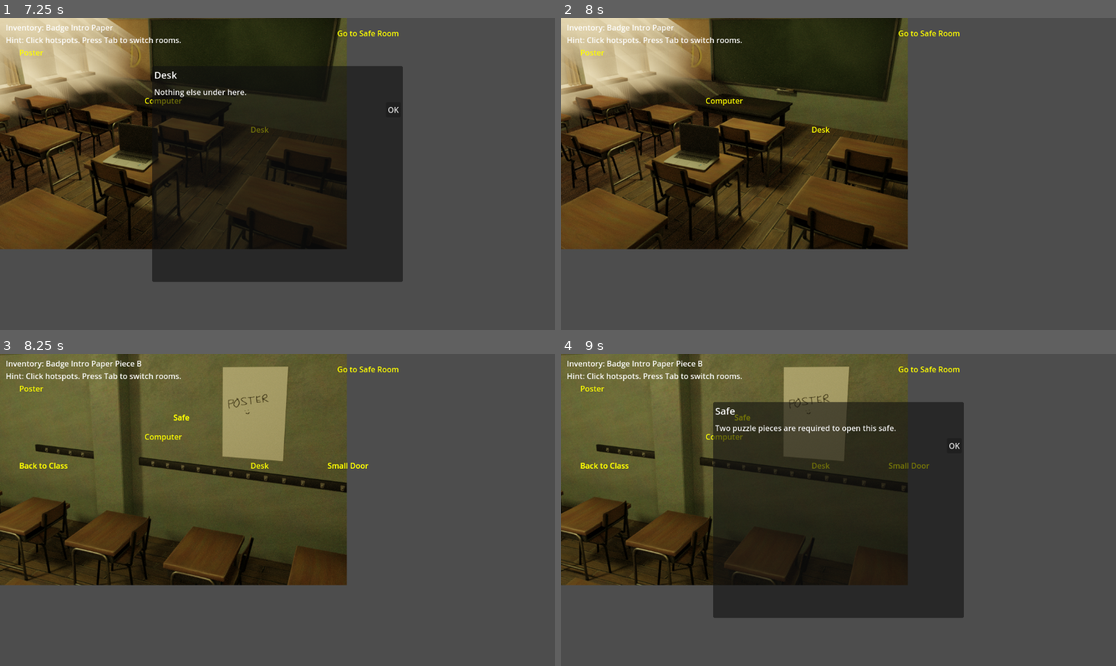
Above: before the commit, frames 1-4 (two rows, left to right).
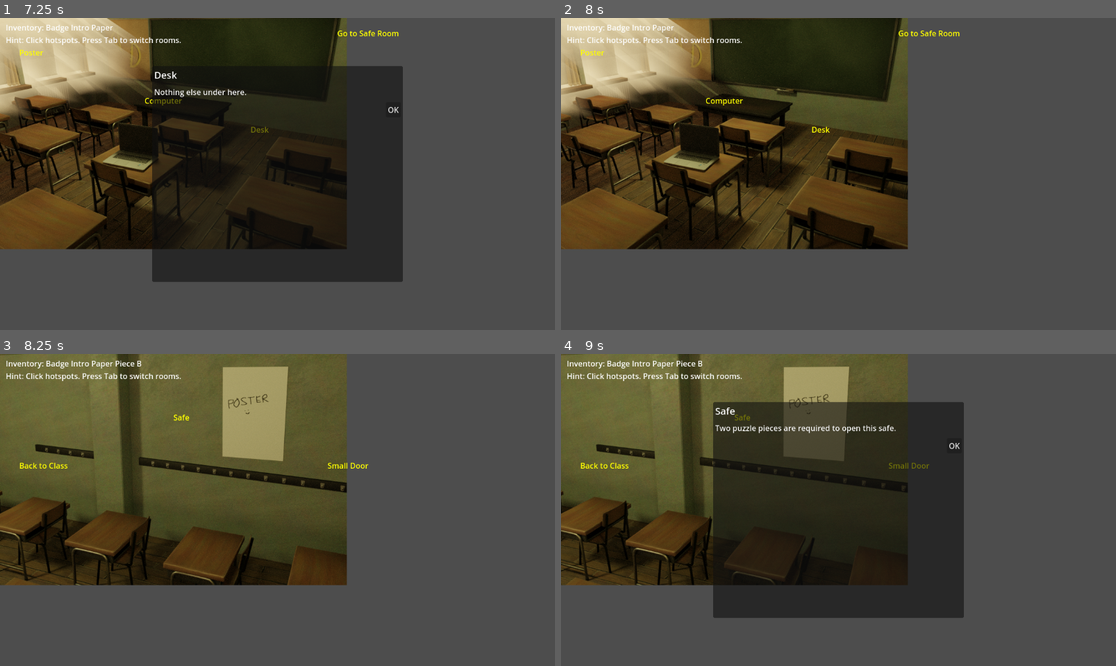
Above: after the commit, the same moments.

Repository: Harsh-Aaryan/game-jam
Game: Godot game, scene res://Main.tscn
Same seed, same stepped clock (60 frames per second), same inputs: the game is played once before the commit and once after it.
Inputs (mouse positions are in pixels of both pictures, inside the frame that each line leads up to):
- Up to frame 1 (7.25 s): tap Enter at 0.5, 6.5 s; move the mouse to (55, 71) at 0.52 s; click (55, 71) at 0.67 s; click "OK" at 1.25 s; tap Space at 2 s; move the mouse to (183, 117) at 2.02 s; click (183, 117) at 2.17 s; click (277, 108) at 2.77 s; type "12" at 2.85 s; click "Unlock" at 3.5 s; click "Unlock" at 4.25 s; click "Unlock" at 5 s; click "Cancel" at 5.75 s; move the mouse to (294, 149) at 6.52 s; click (294, 149) at 6.67 s
- Up to frame 2 (8 s): click "OK" at 7.25 s
- Up to frame 3 (8.25 s): tap Space at 8 s; move the mouse to (366, 391) at 8.02 s; click (366, 391) at 8.17 s
- Up to frame 4 (9 s): tap Enter at 8.75 s; move the mouse to (777, 453) at 8.77 s; click (777, 453) at 8.92 s

Frames 1-2 are identical in both runs. In frame 3, 0.3% of the frame differs, in the area x 3-72%, y 4-37%; in frame 4, 0.2%.

Commit message:
text_fix

Diff:
--- a/new-game-project/Main.gd
+++ b/new-game-project/Main.gd
@@ -28,21 +28,43 @@
 		h.queue_free()
 	hotspots.clear()
 
+func _clear_room_text() -> void:
+	for child in get_children():
+		if child is Label or child is RichTextLabel:
+			child.queue_free()
+
+	if info_label:
+		info_label.text = ""
+
 func _set_location(loc: String) -> void:
+	#added this
+	_clear_hotspots()
+	_clear_room_text()
 	GameState.current_location = loc
 	_update_background(loc)
 	_update_hotspots_for_location(loc)
 
+
 func _update_background(loc: String) -> void:
 	var path: String = ASSET_PATHS.get(loc, "")
-	var tex: Texture2D = null
+	#var tex: Texture2D = null
+	#if path != "" and ResourceLoader.exists(path):
+		#tex = load(path)
+	#background.texture = tex
+	#if tex:
+		#background.centered = false
+		#background.position = Vector2.ZERO
+	#info_label.text = ""
+	#info_label.text = _make_info_text()
 	if path != "" and ResourceLoader.exists(path):
-		tex = load(path)
-	background.texture = tex
-	if tex:
+		var tex: Texture2D = load(path)
+		background.texture = tex
 		background.centered = false
 		background.position = Vector2.ZERO
+	else:
+		background.texture = null
 	info_label.text = _make_info_text()
+
 
 func _make_info_text() -> String:
 	var lines := []
@@ -100,6 +122,7 @@
 			on_press.call())
 	hotspots.append(area)
 	hotspots.append(l)
+
 
 func _update_hotspots_for_location(loc: String) -> void:
 	_clear_hotspots()
